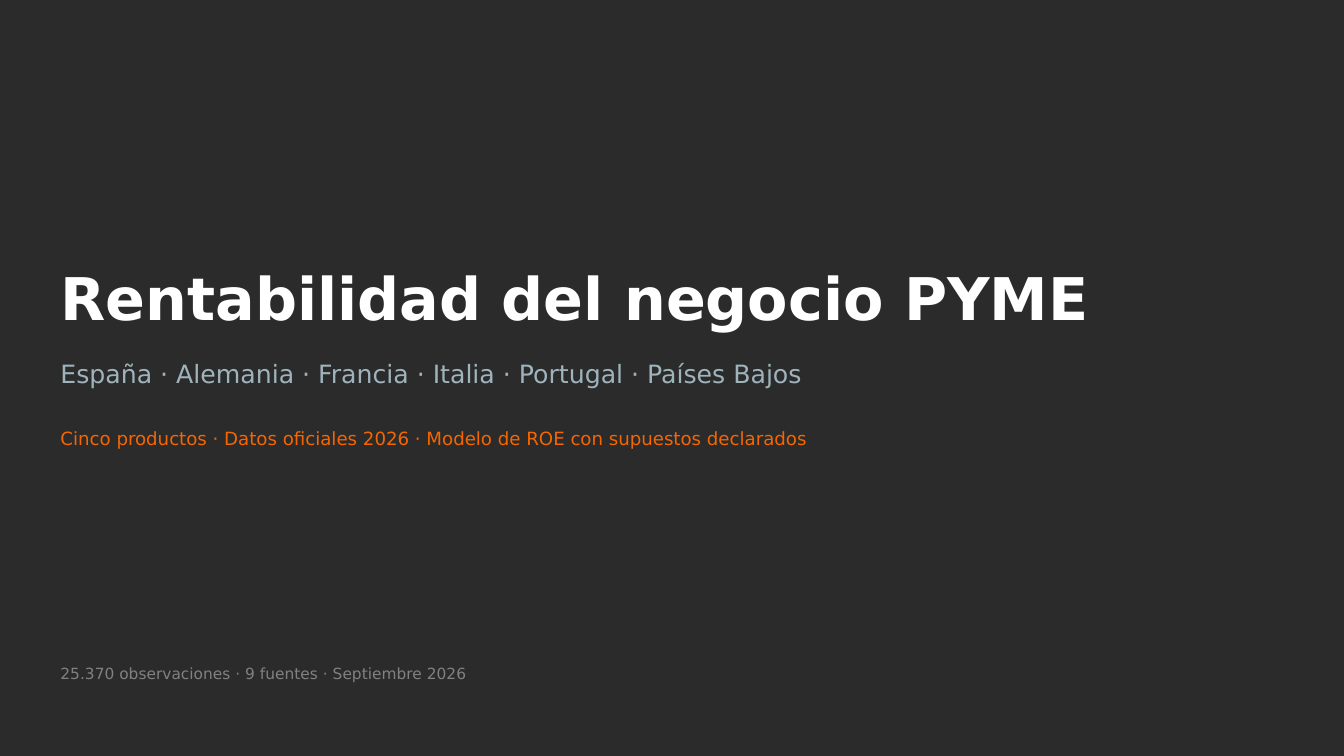
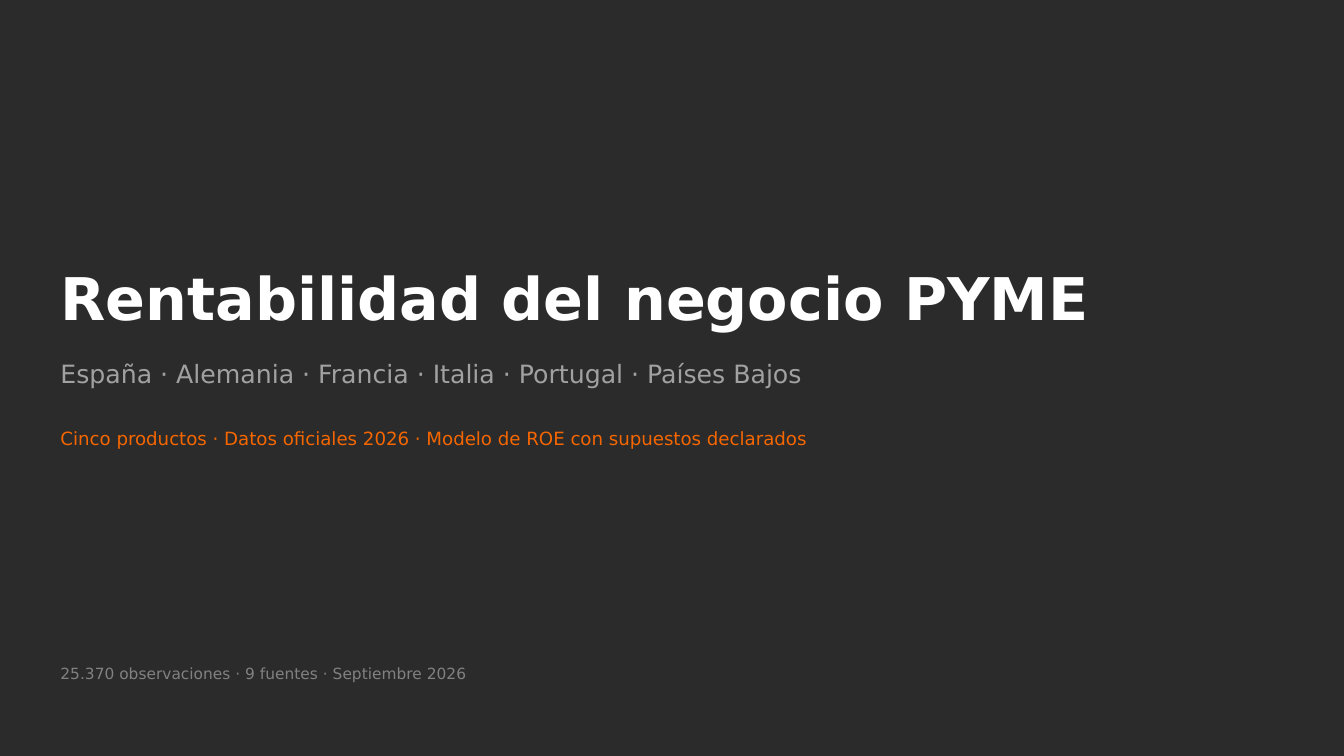
Before and after one commit to agomez2812-lang/sturdy-barnacle, a slide deck: slide 1 of pres/rentabilidad_pyme.pptx. Drawn at 1344x756 pixels with LibreOffice and Linux fonts; fonts in the diff are those of the drawing. Boxes give left, top, right and bottom in pixels: in the first picture for what was removed or moved away, otherwise in the second. Text is boxed around its words. In the diff, an @@ line names an element or a change of style, - is before the commit and + after.

```diff
--- a/pres/rentabilidad_pyme.pptx
+++ b/pres/rentabilidad_pyme.pptx
@@ text "España · Alemania · Francia ..." at (x1=60, y1=363, x2=801, y2=388): text colour #9FB3BC to #A1A1A1 @@
```
Also in this commit, not shown: 20 other slides changed, 5 other files.
